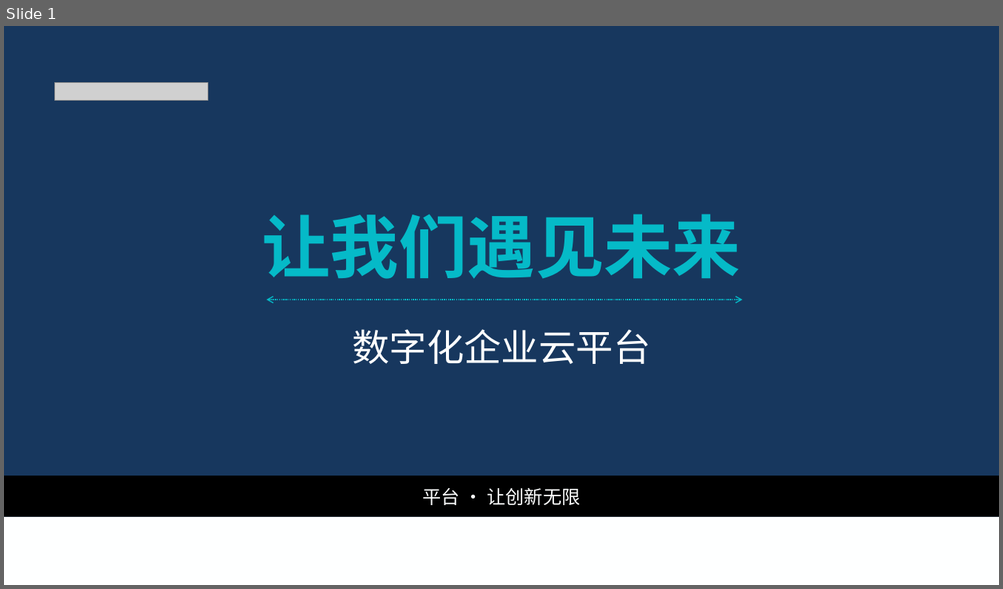
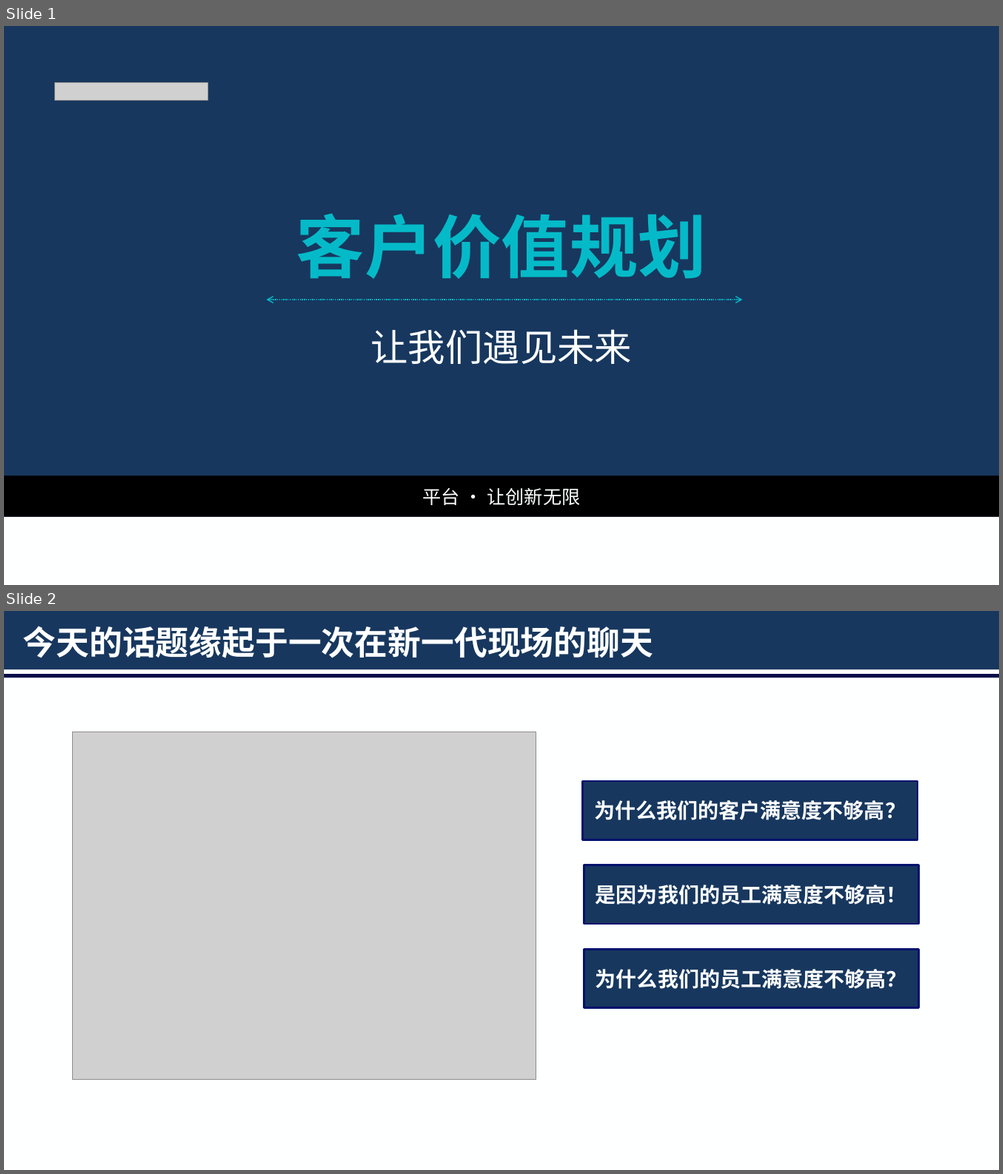
Before and after one commit to Jinzy/Primetonkb, a slide deck: 经验技巧总结/演讲：客户价值规划/客户价值规划.pptx. Shown one above the other, each under a label of ours: slide 1 before the commit, slides 1 and 2 after it. The pictures are 1003x589 and 1003x1174 pixels, drawn with LibreOffice and Linux fonts; fonts in the diff are those of the drawing; grey boxes stand for pictures; background and template pictures are left out. Boxes give left, top, right and bottom in pixels: in the first picture for what was removed or moved away, otherwise in the second. Text is boxed around its words. In the diff, an @@ line names an element or a change of style, - is before the commit and + after.

```diff
--- a/经验技巧总结/演讲：客户价值规划/客户价值规划.pptx
+++ b/经验技巧总结/演讲：客户价值规划/客户价值规划.pptx
@@ slide 2 added at (x1=4, y1=611, x2=999, y2=1170), background #FEFFFF @@
@@ rectangle added at (x1=4, y1=611, x2=999, y2=670), fill #17375E @@
@@ title added at (x1=23, y1=626, x2=653, y2=658), 32 pt, text #FEFFFF, bold @@
+今天的话题缘起于一次在新一代现场的聊天
@@ rectangle added at (x1=4, y1=674, x2=999, y2=678), fill #000C49 @@
@@ picture added at (x1=73, y1=732, x2=536, y2=1079) @@
@@ rectangle added at (x1=582, y1=781, x2=917, y2=840), fill #17375E, outline #01126E 2 pt, 20 pt, text #FEFFFF, bold @@
+为什么我们的客户满意度不够高？
@@ rectangle added at (x1=583, y1=866, x2=919, y2=924), fill #17375E, outline #01126E 2 pt, 20 pt, text #FEFFFF, bold @@
+是因为我们的员工满意度不够高！
@@ rectangle added at (x1=583, y1=950, x2=919, y2=1008), fill #17375E, outline #01126E 2 pt, 20 pt, text #FEFFFF, bold @@
+为什么我们的员工满意度不够高？
@@ slide 1 changed as well @@
@@ title at (x1=296, y1=213, x2=706, y2=364): text changed @@
-让我们遇见未来
-数字化企业云平台
+客户价值规划
+让我们遇见未来
```
Also in this commit, not shown: 13 other slides added.
